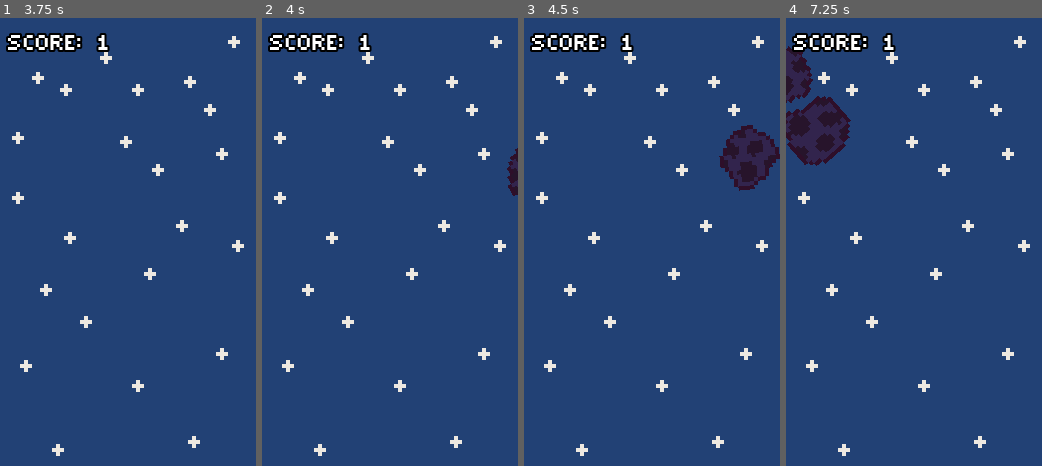
Above: before the commit, frames 1-4 (left to right).
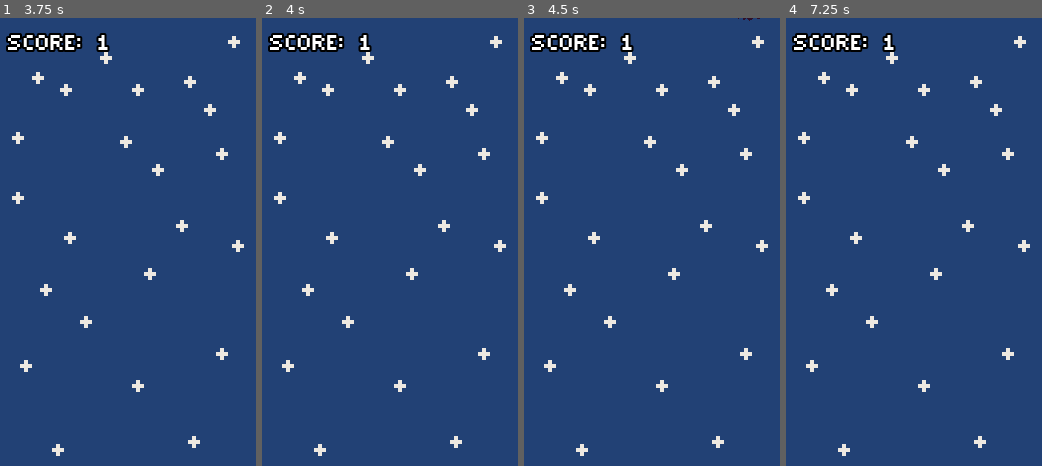
Above: after the commit, the same moments.

Repository: shadow-crafter/ROCKET-BOUNCE
Game: Godot game, scene res://scenes/gui/menu.tscn
Two runs of this game, one before a commit and one after it. Both use one fixed random seed, a clock stepped at 60 frames per second and the inputs below.
Inputs (mouse positions are in pixels of both pictures, inside the frame that each line leads up to):
- Up to frame 1 (3.75 s): tap Enter at 0.5, 1.25, 3.5 s; move the mouse to (184, 219) at 0.52 s; click (184, 219) at 0.6 s; move the mouse to (76, 264) at 1.27 s; click (76, 264) at 1.35 s; move the mouse to (153, 143) at 2.02 s; click (153, 143) at 2.1 s; move the mouse to (115, 331) at 2.77 s; click (115, 331) at 2.85 s; move the mouse to (204, 309) at 3.52 s; click (204, 309) at 3.6 s
- Up to frame 2 (4 s): no input
- Up to frame 3 (4.5 s): move the mouse to (575, 174) at 4.27 s; click (575, 174) at 4.35 s
- Up to frame 4 (7.25 s): move the mouse to (926, 242) at 5.02 s; click (926, 242) at 5.1 s; move the mouse to (875, 130) at 5.77 s; click (875, 130) at 5.85 s; move the mouse to (970, 219) at 6.52 s; click (970, 219) at 6.6 s

Frame 1 is identical in both runs. In frame 2, 0.3% of the frame differs, in the area x 95-100%, y 29-40%; in frame 3, 2.3%; in frame 4, 3.8%, in the area x 0-26%, y 6-34%.

Commit message:
added ufo beam and finished ufo. game done??

Diff:
--- a/scenes/Obstacles/alien_attacker.gd
+++ b/scenes/Obstacles/alien_attacker.gd
@@ -1,16 +1,8 @@
 extends Node2D
 
-"""
-UFO
-flies into middle of frame. after a second, fires a translucent beam over the player.
-every [4-8] seconds, move to a random spot, bringing the player with them.
-lights flash to indicate what direction it will move before it does. (like turn signal)
-
-goes away after 5 cycles. The UFO returns every [200] score.
-final cycle brings you back to center.
-"""
-@export var move_time: float = 1.2
-@export var cycles_to_do: int = 5
+@export var move_time: float = 1.5
+@export var cycles_to_do: int = 4
+@export var appearance_threshold: int = 150
 
 var cycles: int
 var count: float = 0.0
@@ -21,18 +13,15 @@
 
 @onready var plr: player = get_tree().get_first_node_in_group("Player")
 @onready var current_spot: Marker2D = $MovementSpots/Middle
-@onready var sprite: Sprite2D = $Sprite
+@onready var sprite: AnimatedSprite2D = $Sprite
 @onready var cycle_timer: Timer = $CycleTimer
 @onready var animator: AnimationPlayer = $Animator
 
 func _process(delta: float) -> void:
-	if Score.score % 150 == 0 and Score.score > 1:
+	if Score.score % appearance_threshold == 0 and Score.score > 1:
 		if cycle_timer.is_stopped():
 			start_ufo()
-		else:
-			cycles += cycles_to_do
 	ufo_interaction(delta)
-	print("Cycles: " + str(cycles))
 
 func start_ufo() -> void:
 	animator.play("fly_in")
@@ -44,7 +33,7 @@
 func ufo_interaction(delta: float) -> void:
 	count += 4.0 * delta
 	sprite.offset.y = sin(count) * 2.0
-	global_position.y = -42 + plr.position.y
+	global_position.y = -34 + plr.position.y
 
 	if not cycle_timer.is_stopped():
 		plr.position.x = sprite.global_position.x
@@ -65,9 +54,19 @@
 		while go_to == current_spot:
 			go_to = movement_spots.pick_random()
 
+		if movement_spots.find(go_to) > movement_spots.find(current_spot):
+			sprite.play("Right_Blink")
+		else:
+			sprite.play("Left_Blink")
+
+		await get_tree().create_timer(1).timeout
+
 		var tween: Tween = create_tween()
 		tween.tween_property(sprite, "position", go_to.position, move_time)
 
+		await tween.finished
+
+		sprite.play("Idle")
 		current_spot = go_to
 
 func _on_cycle_timer_timeout() -> void:
--- a/scenes/Obstacles/alien_attacker.tscn
+++ b/scenes/Obstacles/alien_attacker.tscn
@@ -1,7 +1,123 @@
-[gd_scene load_steps=8 format=3 uid="uid://qtm0th274lj8"]
-
-[ext_resource type="Texture2D" uid="uid://74m53nn5aste" path="res://assets/sprites/jimmy.png" id="1_bhmef"]
+[gd_scene load_steps=24 format=3 uid="uid://qtm0th274lj8"]
+
 [ext_resource type="Script" path="res://scenes/Obstacles/alien_attacker.gd" id="1_ibyxs"]
+[ext_resource type="Texture2D" uid="uid://dvdfp6p3f0mk2" path="res://assets/sprites/ufo.png" id="2_f7l1x"]
+[ext_resource type="Texture2D" uid="uid://dg2bnls2cm3cv" path="res://assets/sprites/ufo_beamparticle.png" id="3_mxd20"]
+
+[sub_resource type="AtlasTexture" id="AtlasTexture_2wmkk"]
+atlas = ExtResource("2_f7l1x")
+region = Rect2(0, 0, 16, 16)
+
+[sub_resource type="AtlasTexture" id="AtlasTexture_b0t8b"]
+atlas = ExtResource("2_f7l1x")
+region = Rect2(17, 0, 16, 16)
+
+[sub_resource type="AtlasTexture" id="AtlasTexture_vg22f"]
+atlas = ExtResource("2_f7l1x")
+region = Rect2(68, 0, 16, 16)
+
+[sub_resource type="AtlasTexture" id="AtlasTexture_jpk5r"]
+atlas = ExtResource("2_f7l1x")
+region = Rect2(0, 0, 16, 16)
+
+[sub_resource type="AtlasTexture" id="AtlasTexture_6rqex"]
+atlas = ExtResource("2_f7l1x")
+region = Rect2(68, 0, 16, 16)
+
+[sub_resource type="AtlasTexture" id="AtlasTexture_0c5wd"]
+atlas = ExtResource("2_f7l1x")
+region = Rect2(85, 0, 16, 16)
+
+[sub_resource type="AtlasTexture" id="AtlasTexture_r40ix"]
+atlas = ExtResource("2_f7l1x")
+region = Rect2(102, 0, 16, 16)
+
+[sub_resource type="AtlasTexture" id="AtlasTexture_8k6at"]
+atlas = ExtResource("2_f7l1x")
+region = Rect2(0, 0, 16, 16)
+
+[sub_resource type="AtlasTexture" id="AtlasTexture_br1hb"]
+atlas = ExtResource("2_f7l1x")
+region = Rect2(17, 0, 16, 16)
+
+[sub_resource type="AtlasTexture" id="AtlasTexture_bg7sa"]
+atlas = ExtResource("2_f7l1x")
+region = Rect2(34, 0, 16, 16)
+
+[sub_resource type="AtlasTexture" id="AtlasTexture_x5ruc"]
+atlas = ExtResource("2_f7l1x")
+region = Rect2(51, 0, 16, 16)
+
+[sub_resource type="SpriteFrames" id="SpriteFrames_pg3sx"]
+animations = [{
+"frames": [{
+"duration": 1.0,
+"texture": SubResource("AtlasTexture_2wmkk")
+}, {
+"duration": 1.0,
+"texture": SubResource("AtlasTexture_b0t8b")
+}, {
+"duration": 1.0,
+"texture": SubResource("AtlasTexture_vg22f")
+}],
+"loop": true,
+"name": &"Idle",
+"speed": 5.0
+}, {
+"frames": [{
+"duration": 1.0,
+"texture": SubResource("AtlasTexture_jpk5r")
+}, {
+"duration": 1.0,
+"texture": SubResource("AtlasTexture_6rqex")
+}, {
+"duration": 1.0,
+"texture": SubResource("AtlasTexture_0c5wd")
+}, {
+"duration": 1.0,
+"texture": SubResource("AtlasTexture_r40ix")
+}],
+"loop": true,
+"name": &"Left_Blink",
+"speed": 5.0
+}, {
+"frames": [{
+"duration": 1.0,
+"texture": SubResource("AtlasTexture_8k6at")
+}, {
+"duration": 1.0,
+"texture": SubResource("AtlasTexture_br1hb")
+}, {
+"duration": 1.0,
+"texture": SubResource("AtlasTexture_bg7sa")
+}, {
+"duration": 1.0,
+"texture": SubResource("AtlasTexture_x5ruc")
+}],
+"loop": true,
+"name": &"Right_Blink",
+"speed": 5.0
+}]
+
+[sub_resource type="Curve" id="Curve_sgueh"]
+min_value = 1.99
+max_value = 2.0
+_data = [Vector2(0, 1), 0.0, 0.0, 0, 0, Vector2(0.289157, 1.99189), 0.0, 0.0, 0, 0, Vector2(0.933735, 1.99011), -0.0146405, -0.0146405, 0, 0, Vector2(1, 1), 0.0, 0.0, 0, 0]
+point_count = 4
+
+[sub_resource type="CurveTexture" id="CurveTexture_acbos"]
+curve = SubResource("Curve_sgueh")
+
+[sub_resource type="ParticleProcessMaterial" id="ParticleProcessMaterial_doh0h"]
+particle_flag_disable_z = true
+direction = Vector3(0, 1, 0)
+spread = 0.0
+gravity = Vector3(0, 0, 0)
+initial_velocity_min = 100.0
+initial_velocity_max = 100.0
+orbit_velocity_min = 0.0
+orbit_velocity_max = 0.0
+scale_curve = SubResource("CurveTexture_acbos")
 
 [sub_resource type="Animation" id="Animation_rs6kk"]
 length = 0.001
@@ -126,10 +242,21 @@
 [node name="AlienAttacker" type="Node2D"]
 script = ExtResource("1_ibyxs")
 
-[node name="Sprite" type="Sprite2D" parent="."]
+[node name="Sprite" type="AnimatedSprite2D" parent="."]
 visible = false
 position = Vector2(32, 8)
-texture = ExtResource("1_bhmef")
+sprite_frames = SubResource("SpriteFrames_pg3sx")
+animation = &"Left_Blink"
+autoplay = "Idle"
+
+[node name="BeamParticles" type="GPUParticles2D" parent="Sprite"]
+modulate = Color(1, 1, 1, 0.411765)
+show_behind_parent = true
+position = Vector2(0, 5)
+amount = 7
+process_material = SubResource("ParticleProcessMaterial_doh0h")
+texture = ExtResource("3_mxd20")
+local_coords = true
 
 [node name="MovementSpots" type="Node2D" parent="."]
 
--- a/scenes/game/asteroid_spawner.tscn
+++ b/scenes/game/asteroid_spawner.tscn
@@ -34,7 +34,7 @@
 rotation = 1.5708
 
 [node name="SpawnTimer" type="Timer" parent="."]
-wait_time = 1.5
+wait_time = 2.0
 autostart = true
 
 [connection signal="timeout" from="SpawnTimer" to="." method="_on_spawn_timer_timeout"]
--- a/scenes/game/game_scene.tscn
+++ b/scenes/game/game_scene.tscn
@@ -4,8 +4,8 @@
 [ext_resource type="PackedScene" uid="uid://cqqt7vm8oqa0p" path="res://scenes/gui/hud.tscn" id="1_lnux5"]
 [ext_resource type="PackedScene" uid="uid://d3e5242bkn2in" path="res://scenes/game/parallax.tscn" id="1_x6224"]
 [ext_resource type="PackedScene" uid="uid://4oty1dgvujvp" path="res://scenes/game/asteroid_spawner.tscn" id="2_t7lhk"]
-[ext_resource type="AudioStream" uid="uid://d08jwoemytket" path="res://assets/audio/asteroids_abundant.wav" id="5_5gjsw"]
 [ext_resource type="PackedScene" uid="uid://qtm0th274lj8" path="res://scenes/Obstacles/alien_attacker.tscn" id="5_8o0kx"]
+[ext_resource type="AudioStream" uid="uid://cotrj4cyif8x" path="res://assets/audio/ufos_galore.wav" id="6_kdi1g"]
 
 [node name="GameScene" type="Node2D"]
 
@@ -23,6 +23,6 @@
 position = Vector2(-32, 0)
 
 [node name="Music" type="AudioStreamPlayer" parent="." groups=["MusicPlayer"]]
-stream = ExtResource("5_5gjsw")
-volume_db = -5.0
+stream = ExtResource("6_kdi1g")
+volume_db = -10.0
 autoplay = true
--- a/scenes/globals/score.gd
+++ b/scenes/globals/score.gd
@@ -15,4 +15,4 @@
 func update_highscore():
 	if score > highscore:
 		highscore = score
-		highscore_changed.emit(highscore)
+	highscore_changed.emit(highscore)
Not shown, added: assets/audio/ufos_galore.wav.import
Binary file added: assets/sprites/ufo.png
Not shown, added: assets/sprites/ufo.png.import
Binary file added: assets/sprites/ufo_beam.png
Not shown, added: assets/sprites/ufo_beam.png.import
Binary file added: assets/sprites/ufo_beamparticle.png
Not shown, added: assets/sprites/ufo_beamparticle.png.import
Not shown, added: assets/audio/ufos_galore.wav
